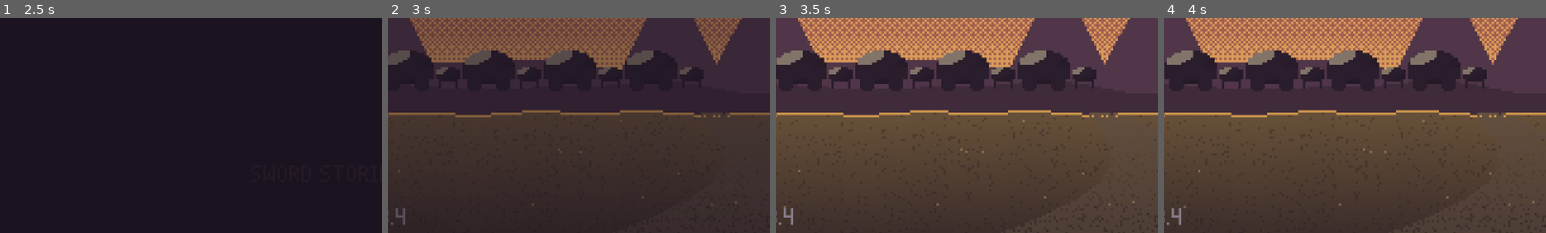
Above: before the commit, frames 1-4 (left to right).
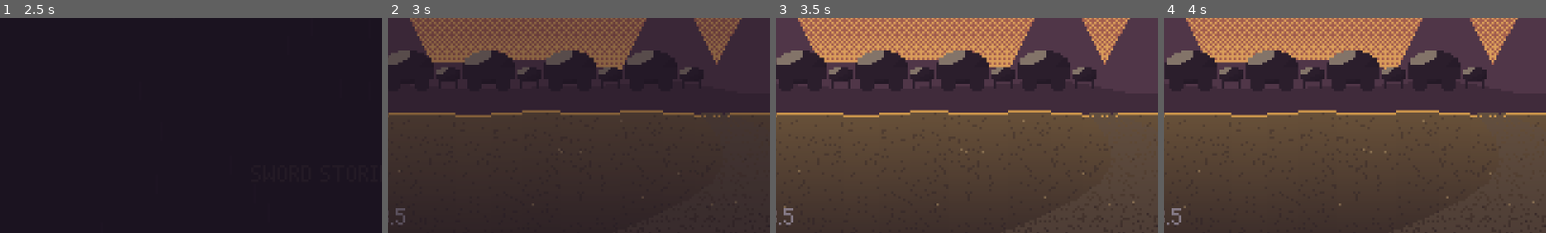
Above: after the commit, the same moments.

Repository: rodriguezric/the_caravan_thief
Game: Godot game, scene res://scenes/shell.tscn
Same seed, same stepped clock (60 frames per second), same inputs: the game is played once before the commit and once after it.
Inputs (mouse positions are % of the whole screen's width and height, from its top left):
- Up to frame 1 (2.5 s): tap Enter at 0.5, 2.1 s; move the mouse to (72, 45) at 0.52 s; hold Right (right) 0.53-1.25 s; hold Z (accept) 0.53-1.25 s; click (72, 45) at 0.67 s; tap Space at 0.77, 1.07 s; drag from (30, 55) to (45, 70) at 1.27 s; move the mouse to (60, 28) at 2.02 s; hold Right (right) from 2.03 s (still down)
- Up to frame 2 (3 s): release Right (right) at 2.75 s; drag from (45, 70) to (20, 35) at 2.77 s
- Up to frame 3 (3.5 s): no input
- Up to frame 4 (4 s): move the mouse to (80, 65) at 3.52 s; hold Left (left) from 3.53 s (still down); tap J at 3.6 s; tap Space at 3.77 s
The pictures show only the part of the screen within x 7-57%, y 49-99%; the shares and areas given below are measured in that part.

Frame 1 is identical in both runs. In frame 2, 0.1% of the frame differs, in the area x 2-5%, y 88-97%; in frame 3, 0.1%; in frame 4, 0.1%.

Commit message:
bugfix_tower_top_carving_scene_on_ground
Stage the S4 carving scene on top of the Rookery: new rookery_top backdrop
(parapet and flagstones over moonlit badlands far below), Rook on the flags,
the crow on a merlon, and the crow flying off the parapet at the end.
Version 0.3.5.

Co-Authored-By: Claude Opus 5.5 <noreply@anthropic.com>
Claude-Session: https://claude.ai/code/session_01WHBNR7RVHmtr9nF6sourU4

Diff:
--- a/project.godot
+++ b/project.godot
@@ -12,7 +12,7 @@
 
 config/name="The Caravan Thief"
 config/description="Sword Stories: The Caravan Thief. A heist JRPG about a thief, a cursed sword, and the difference between taking something and owning it."
-config/version="0.3.4"
+config/version="0.3.5"
 run/main_scene="res://scenes/shell.tscn"
 config/features=PackedStringArray("4.6")
 run/flush_stdout_on_print=true
--- a/scripts/art_cine.gd
+++ b/scripts/art_cine.gd
@@ -25,6 +25,7 @@
 		"omen_void": return omen_void(frame)
 		"vision": return vision(frame)
 		"rookery": return rookery(frame)
+		"rookery_top": return rookery_top(frame)
 		"town": return town(frame)
 		"alley": return alley(frame)
 		"campfire": return campfire_bg(frame)
@@ -328,6 +329,83 @@
 		var p := Vector2(215 + cos(a) * 30, 18 + sin(a) * 6)
 		b.ascii(["X.X", ".X."], {"X": Pal.INK}, int(p.x), int(p.y))
 	ground(b, 138, Pal.DUNE.lerp(Pal.INK, 0.6), Pal.DUNE.lerp(Pal.INK, 0.4))
+	return b
+
+
+static func rookery_top(frame: int) -> PixBuf:
+	## The top of the Rookery at night: a stone parapet in front, and past it
+	## the whole badlands laid out far below, silver under a big moon. People
+	## sit on the flagstones (y ~150); a merlon at x 220-246 (top y 96) is a
+	## perch for the crow.
+	var b := PixBuf.new(W, H)
+	gradient(b, NIGHT, 0, 72)
+	stars(b, 140, 64, 37, frame)
+	moon(b, 250, 24, 13)
+	glow_pool(b, 250, 24, 44, 26, Pal.FROST, 0.1)
+	# the badlands far below, seen from high up: distant mesas on a hazy
+	# horizon, then the plain falling away toward the foot of the tower
+	mesa(b, 72, Pal.PLUM.lerp(Pal.INK, 0.45), 21)
+	var haze := Pal.PLUM.lerp(Pal.NAVY, 0.4).lerp(Pal.INK, 0.25)
+	var plain := Pal.DUNE.lerp(Pal.INK, 0.58)
+	for y in range(72, 120):
+		var f := float(y - 72) / 48.0
+		for x in W:
+			var c := haze.lerp(plain, minf(1.0, f * 1.6))
+			# long gullies and ridges catching the moon
+			var n := Pal.noise(x * 0.045, y * 0.9 + f * 6.0, 9.0)
+			if n > 0.45 and BAYER[y % 4][x % 4] < (n - 0.45) * 60.0:
+				c = c.lerp(Pal.FROST, 0.18 + f * 0.12)
+			elif n < -0.6:
+				c = c.lerp(Pal.INK, 0.25)
+			elif Pal.hash2(x, y, 23) > 0.97:
+				c = Pal.shade(c)
+			b.pset(x, y, c)
+	# a few buttes out on the plain, dark with moonlit tops
+	for bt in [[46, 84, 10, 5], [128, 78, 7, 4], [300, 90, 12, 6]]:
+		var bx: int = bt[0]
+		var by: int = bt[1]
+		var bw: int = bt[2]
+		var bh: int = bt[3]
+		b.poly([Vector2(bx - bw - 3, by), Vector2(bx - bw, by - bh), Vector2(bx + bw, by - bh), Vector2(bx + bw + 3, by)], plain.lerp(Pal.INK, 0.45))
+		b.rect(bx - bw, by - bh, bw * 2, 1, plain.lerp(Pal.FROST, 0.35))
+	# the dry riverbed, winding from under the moon toward the tower
+	for y in range(72, 120):
+		var f := float(y - 72) / 48.0
+		var cx := 250.0 - f * 120.0 + sin(y * 0.3) * (2.0 + f * 10.0)
+		var hw := 0.5 + f * 3.5
+		for x in range(int(cx - hw), int(cx + hw) + 1):
+			b.pset(x, y, Pal.SLATE.lerp(Pal.FROST, 0.55 - f * 0.15))
+	# the parapet: merlons and crenels along the edge of the tower top
+	var st := Pal.STONE.lerp(Pal.SLATE, 0.5).lerp(Pal.INK, 0.35)
+	var st_lit := st.lerp(Pal.FROST, 0.3)
+	b.rect(0, 118, W, 26, st)
+	b.rect(0, 118, W, 2, st_lit)
+	for mx in [-6, 40, 96, 152, 220, 286]:
+		b.rect(mx, 96, 26, 24, st)
+		b.rect(mx, 96, 26, 2, st_lit)
+		b.rect(mx + 24, 98, 2, 22, Pal.shade(st))
+	# mortar courses and worn blocks
+	for y in [126, 134]:
+		for x in W:
+			b.pset(x, y, Pal.shade(st))
+	for x in range(0, W, 14):
+		var y0 := 120 if (x / 14) % 2 == 0 else 127
+		for y in range(y0, y0 + 6):
+			b.pset(x, y, Pal.shade(st))
+	# the flagstones of the tower top, moonlit nearest the parapet
+	for y in range(144, H):
+		for x in W:
+			var c := Pal.STONE.lerp(Pal.INK, 0.5 + (y - 144) / 90.0)
+			if (y - 144) % 9 == 0 or (x + (y / 9) * 11) % 26 == 0:
+				c = Pal.shade(c)
+			elif Pal.hash2(x, y, 29) > 0.95:
+				c = c.lerp(Pal.FROST, 0.15)
+			b.pset(x, y, c)
+	glow_pool(b, 200, 150, 140, 14, Pal.FROST, 0.12)
+	# the parapet's shadow on the flags
+	for x in W:
+		for y in range(144, 147):
+			b.pset(x, y, b.pget(x, y).lerp(Pal.INK, 0.4))
 	return b
 
 
--- a/scripts/story/story_act2.gd
+++ b/scripts/story/story_act2.gd
@@ -165,14 +165,15 @@
 
 func _s4_carve() -> void:
 	s.unmarker()
-	var c := await s.cine("rookery", 0.6)
-	c.animate_bg("rookery", 4, 1.5)
+	var c := await s.cine("rookery_top", 0.6)
+	c.animate_bg("rookery_top", 4, 1.5)
 	c.effect = "stars"
 	c.effect_k = 0.2
 	s.music("omen", 1.0)
-	var rk := c.person("rook", Vector2(190, 150), 3, "", "sit")
+	# on the flagstones with his back to the parapet; the crow on a merlon
+	var rk := c.person("rook", Vector2(190, 156), 3, "", "sit")
 	rk.set_spec(s.rook_spec())
-	var crow := c.person("crow", Vector2(232, 148), 3)
+	var crow := c.person("crow", Vector2(233, 97), 3)
 	await s.narrate("The top of the tower. The whole badlands silver under the moon. Rook sits with the blade across his knees and doesn't sleep.")
 	s.sfx("whisper", 0.7, -4.0)
 	await s.say("blade", "You wanted a name.")
@@ -216,8 +217,11 @@
 	rk.set_mood("")
 	rk.set_pose("sit")
 	s.sfx("caw", 1.0, -6.0)
+	crow.face(2)
+	crow.set_pose("fly")
+	c.walk(crow, Vector2(360, 10), 150.0)
 	await s.wait(0.5)
-	await s.narrate("Down below, the crow on the stairs takes off, all at once, into the dark.")
+	await s.narrate("On the parapet, the crow takes off, all at once, into the dark.")
 	await c.close(0.6)
 	s.a("player").set_spec(s.rook_spec())
 	Game.set_flag("carved_done")
Not shown, changed: patchnotes.md
